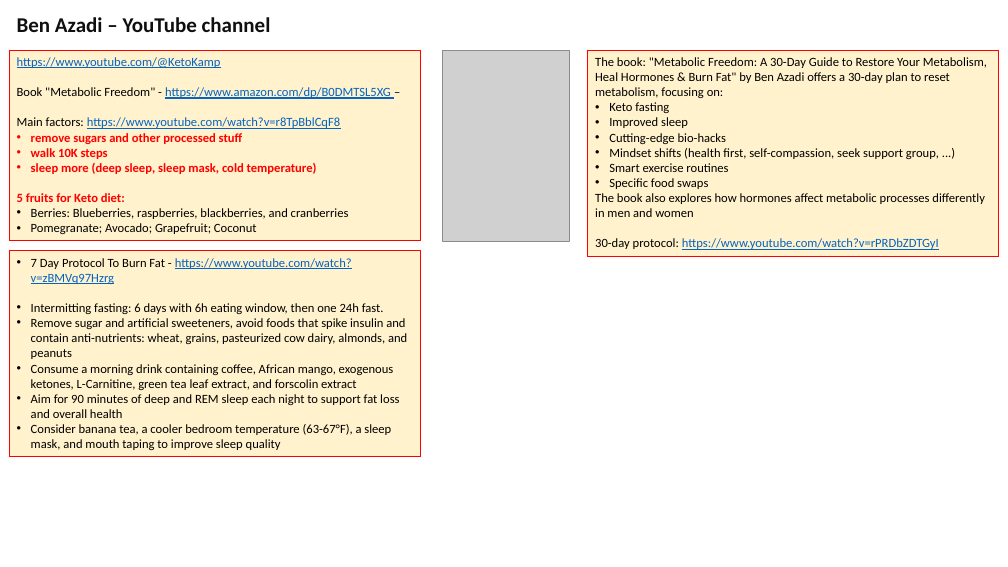
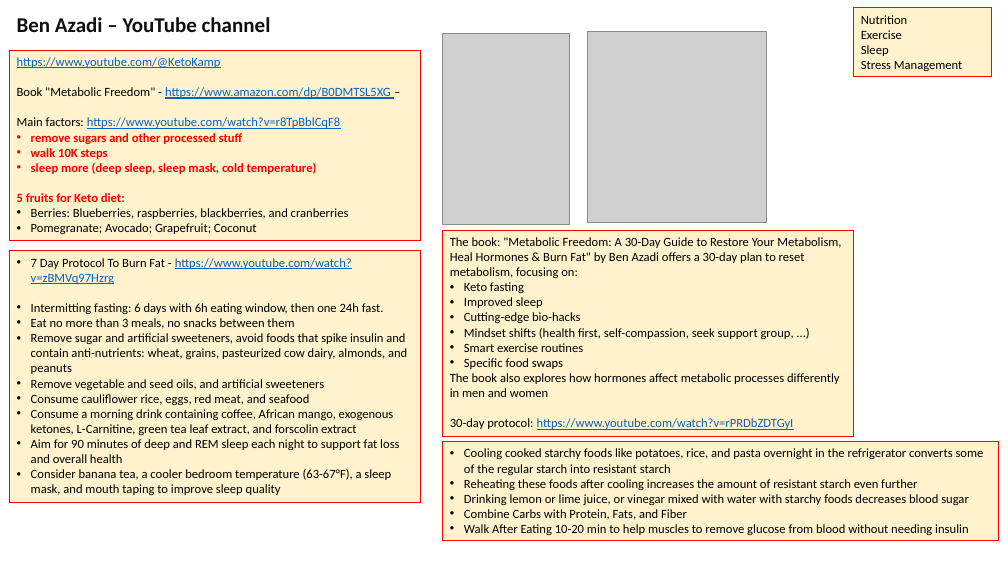
Before and after one commit to lselector/misc_life, a slide deck: slide 20 of _Life_Lose_Weight.pptx. Drawn at 1008x567 pixels with LibreOffice and Linux fonts; fonts in the diff are those of the drawing; grey boxes stand for pictures. Boxes give left, top, right and bottom in pixels: in the first picture for what was removed or moved away, otherwise in the second. Text is boxed around its words. In the diff, an @@ line names an element or a change of style, - is before the commit and + after.

```diff
--- a/_Life_Lose_Weight.pptx
+++ b/_Life_Lose_Weight.pptx
@@ rectangle added at box(854, 8, 991, 77), fill #FFF2CC, outline #FF0000 0.75 pt, 12 pt, text #000000 @@
+Nutrition
+Exercise
+Sleep
+Stress Management
@@ picture: place and size @@
-picture at box(442, 50, 569, 240)
+picture at box(442, 34, 569, 225)
@@ picture added at box(588, 32, 767, 222) @@
@@ rectangle "The book: "Metabolic Freedom: A ...": place and size @@
-rectangle "The book: "Metabolic Freedom: A ..." at box(588, 50, 999, 256)
+rectangle "The book: "Metabolic Freedom: A ..." at box(442, 230, 854, 436)
@@ rectangle "7 Day Protocol To Burn ...": place and size @@
-rectangle "7 Day Protocol To Burn ..." at box(9, 251, 420, 457)
+rectangle "7 Day Protocol To Burn ..." at box(9, 251, 420, 503)
@@ text in rectangle at box(31, 318, 294, 329): paragraph added @@
+• Eat no more than 3 meals, no snacks between them
@@ text in rectangle at box(31, 379, 324, 405): paragraphs added @@
+• Remove vegetable and seed oils, and artificial sweeteners
+• Consume cauliflower rice, eggs, red meat, and seafood
@@ rectangle added at box(442, 442, 999, 541), fill #FFF2CC, outline #FF0000 0.75 pt, 12 pt, text #000000 @@
+• Cooling cooked starchy foods like potatoes, rice, and pasta overnight in the refrigerator converts some of the regular starch into resistant starch
+• Reheating these foods after cooling increases the amount of resistant starch even further
+• Drinking lemon or lime juice, or vinegar mixed with water with starchy foods decreases blood sugar
+• Combine Carbs with Protein, Fats, and Fiber
+• Walk After Eating 10-20 min to help muscles to remove glucose from blood without needing insulin
```
Also in this commit, not shown: 1 other file.
